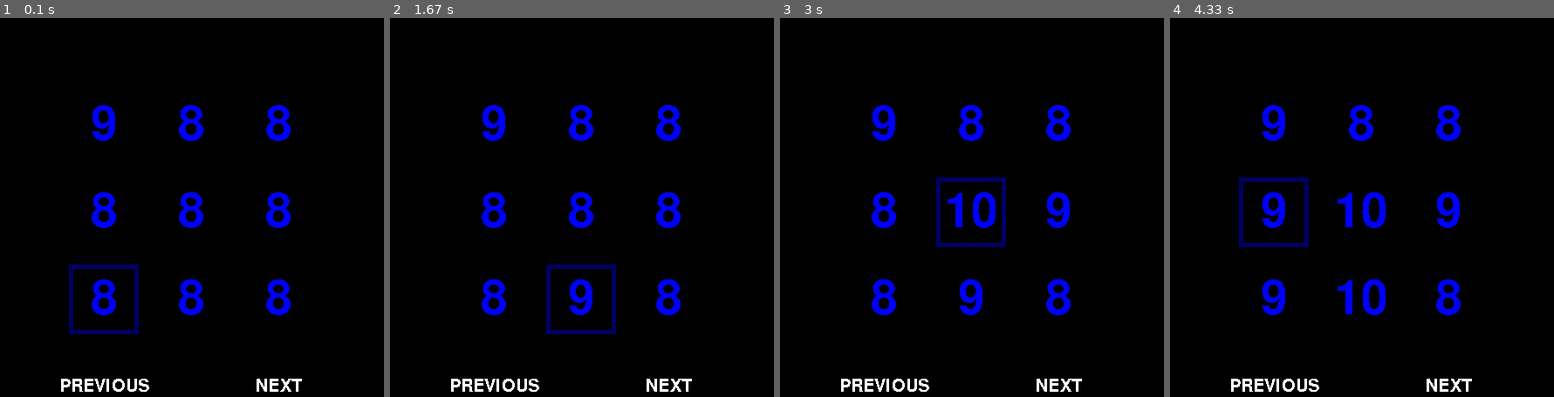
Above: before the commit, frames 1-4 (left to right).
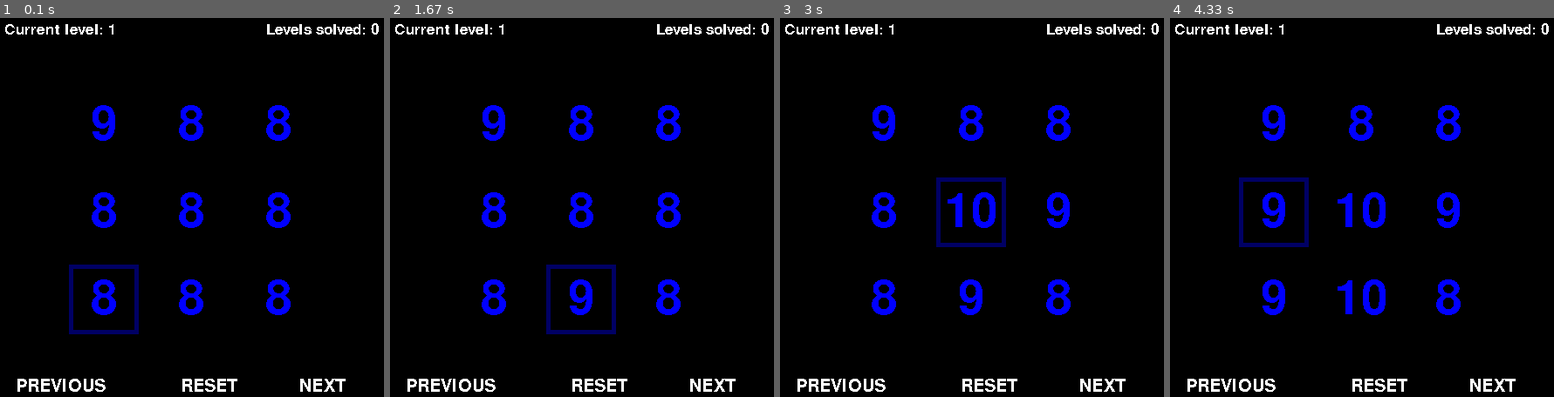
Above: after the commit, the same moments.

Repository: saurabhkr132/Pygame
Game: pygame game, started from numberGame/game.py
Same seed, same stepped clock (60 frames per second), same inputs: the game is played once before the commit and once after it.
Inputs (mouse positions are in pixels of both pictures, inside the frame that each line leads up to):
- Up to frame 1 (0.1 s): no input
- Up to frame 2 (1.67 s): click "NEXT" at 0.38 s; click "PREVIOUS" at 0.72 s; click (597, 385) at 1.05 s, where only the run after the commit has a clickable "RESET"; hold Right from 1.33 s (still down)
- Up to frame 3 (3 s): release Right at 1.8 s; hold Up 1.83-2.13 s; hold Right 2.17-2.63 s; hold Left from 2.67 s (still down)
- Up to frame 4 (4.33 s): release Left at 3.2 s; hold Down 3.23-3.53 s; hold Left 3.57-3.97 s; hold Up from 4 s (still down)

The runs differ from the first frame. In frame 1, 1.9% of the frame differs, in the area x 1-99%, y 1-99%; in frame 2, 1.9%; in frame 3, 1.9%; in frame 4, 1.9%.

Commit message:
snake working

Diff:
--- a/game1/game.py
+++ b/numberGame/game.py
@@ -12,8 +12,11 @@
 pygame.display.set_caption("Saurabh's Game")
 win = pygame.display.set_mode((screenHeight,screenWidth))
 
+
+### fonts ###
 font = pygame.font.Font(None, 80)
 bFont = pygame.font.Font(None, 30)
+scoreFont = pygame.font.Font(None, 25)
 
 
 # levels-and-pointer
@@ -23,7 +26,8 @@
 level4 = [9,5,3,9,3,5,6,4,6,1]
 level5 = [8,5,8,9,3,0,6,8,6,3]
 level6 = [3,6,8,9,3,5,6,7,6,5]
-level7 = [2,5,2,9,3,1,6,8,6,7]
+level7 = [7,9,8,8,8,8,8,8,8,8]
+# level7 = [2,5,2,9,3,1,6,8,6,7]
 
 levels = [level1,level2,level3,level4,level5,level6,level7]
 
@@ -33,22 +37,32 @@
 
 #game variables
 gameOver = False
+score = 0
 # pos = pygame.mouse.get_pos()
 
 # buttons
 nextBText = bFont.render("NEXT",False,(255,255,255))
-nextB = nextBText.get_rect(center = (350,450))
+nextB = nextBText.get_rect(center = (400,450))
 previousBText = bFont.render("PREVIOUS",False,(255,255,255))
-previousB = previousBText.get_rect(center = (150,450))
-gameOverText1 = font.render("GAME OVER!",False,(255,255,255))
-gameOverText = gameOverText1.get_rect(center = (250,250))
+previousB = previousBText.get_rect(center = (100,450))
+resetBText = bFont.render("RESET",False,(255,255,255))
+resetB = resetBText.get_rect(center = (270,450))
+
 
 
 
 ###########################################  GAME STARTS HERE  ###########################################
 while(not gameOver):
-  print("Game Runing")
+  # print("Game Runing")
   game_over = True
+
+  ################## RENDERING ##################
+
+  #level-score-graphics
+  scoreText1 = scoreFont.render(f'Levels solved: {score}',False,(255,255,255))
+  scoreText = scoreText1.get_rect(center = (400,40))
+  levelText1 = scoreFont.render(f'Current level: {levelI + 1}',False,(255,255,255))
+  levelText = levelText1.get_rect(center = (100,40))
 
   # pointer-border
   pygame.draw.rect(win, (0, 0, 100), (((pointer-1)%3)*100+110,((pointer-1)//3)*100+110,80,80))
@@ -61,13 +75,18 @@
       textRect = text.get_rect(center = (100*(j+1)+50,100*(i+1)+50))
       win.blit(text, textRect)
 
-   # rendering-buttons
+  # rendering-buttons-and-score
+  # win.blit(nextBText, nextB)
   win.blit(nextBText, nextB)
   win.blit(previousBText, previousB)
-
-
-
-
+  win.blit(resetBText, resetB)
+
+  win.blit(scoreText1, scoreText)
+  win.blit(levelText1, levelText)
+
+
+
+  ################### GAME LOGIC ###################
   # button-key-press-event
     # keys = pygame.key.get_pressed()
   for event in pygame.event.get():
@@ -79,19 +98,23 @@
         # print(event.pos)
         if nextB.collidepoint(event.pos):
             if levelI < 6:
-              print("NEXT")
+              print("NEXT LEVEL")
               levelI += 1
-              print(levelI)
+              print("LEVEL:", levelI + 1)
               current_level = levels[levelI]
+        if resetB.collidepoint(event.pos):
+           print("LEVEL RESET")
+           current_level = levels[levelI]
+            # win.blit(text, textRect)
         if previousB.collidepoint(event.pos):
             if levelI > 0:
-              print("PREVIOUS")
+              print("PREVIOUS PREVIOUS")
               levelI -= 1
-              print(levelI)
+              print("LEVEL:", levelI + 1)
               current_level = levels[levelI]
 
 
-
+    # key-press-event
     if event.type == pygame.KEYDOWN:
       if event.key == pygame.K_UP and pointer>3:
         pointer -= 3
@@ -111,14 +134,20 @@
         current_level[pointer] += 1
       print("Pointer at", (pointer))
 
-  # game-over-logic
+  #### game-over-logic ####
   if(current_level[1] == current_level[2] == current_level[3]== current_level[4] == current_level[5] == current_level[6] == current_level[7] == current_level[8] == current_level[9]):
     gameOver = True
+    print("LEVEL COMPLETED!")
+    # print(f"Current score: {score}")
+    score += 1
+    if current_level == level7:
+      print("GAME OVER!")
 
 
 ###########################################  GAME OVER  ###########################################
   while(gameOver):
-    print("GAME OVER")
+    print()
+    ######### rendering-previous-stuffs-dimmed #########
     pygame.draw.rect(win, (0, 0, 70), (((pointer-1)%3)*100+110,((pointer-1)//3)*100+110,80,80))
     pygame.draw.rect(win, (0, 0, 0), (((pointer-1)%3)*100+115,((pointer-1)//3)*100+115,70,70))
 
@@ -132,10 +161,21 @@
     # rendering-buttons
     win.blit(nextBText, nextB)
     win.blit(previousBText, previousB)
-    win.blit(gameOverText1, gameOverText)
-
-
-    # button-key-press-event
+
+
+    ######### rendering-level/game-over-texts #########
+    levelCompleteText1 = font.render("Level Completed!",False,(255,255,255))
+    levelCompleteText = levelCompleteText1.get_rect(center = (250,250))
+    win.blit(levelCompleteText1, levelCompleteText)
+
+    if current_level == level7:
+      gameOverText1 = font.render("GAME OVER!",False,(255,255,255))
+      gameOverText = gameOverText1.get_rect(center = (250,350))
+      win.blit(gameOverText1, gameOverText)
+      print("GAME OVER")
+
+
+    ############# button-key-press-event #############
     for event in pygame.event.get():
       if event.type == pygame.QUIT:
         print("Game closed! GOOD BYE")
--- a/snake/gameplay.py
+++ /dev/null
@@ -1,232 +0,0 @@
-#importing-libraries
-import pygame
-import random
-
-pygame.init()
-
-#game-window
-screenHeight = 500
-screenWidth = 500
-
-gameIcon = pygame.image.load('D:\Projects\Pygame\snake\gameicon.png')
-pygame.display.set_icon(gameIcon)
-
-pygame.display.set_caption("Saurabh's Game")
-win = pygame.display.set_mode((screenHeight,screenWidth))
-
-#boundary-variables
-boundaryD1 = 10
-boundaryD2 = 500
-boundaryColor = (150,75,0)
-
-#player-variables
-playerX = random.randint(10*boundaryD1,screenHeight-10*boundaryD1)
-playerY = random.randint(2*boundaryD1,screenWidth-4*boundaryD1)
-playerWidth = 15
-playerHeight = 15
-#player = pygame.transform.scale(player,(50,100))
-#player_rect = player.get_rect(midbottom = (100,365))
-playerVel = 0.02
-playerPos = 'r'
-playerColor = (255,0,0)
-# playerLength = 1
-
-#food-variables
-foodX = random.randint(5.0*boundaryD1,screenHeight-2.0*boundaryD1)
-foodY = random.randint(2.0*boundaryD1,screenWidth-4.0*boundaryD1)
-foodWidth = 15
-foodHeight = 15
-foodColor = (0,255,0)
-
-#gameplay-variables
-run = True
-score = 0
-startScreen = True
-gameStartMenu = 1
-gameOverMenu = 1
-
-scoreFont = pygame.font.Font(None, 20)
-gameFont = pygame.font.Font(None, 50)
-
-# restart = pygame.image.load('D:/Projects/Pygame/snake/restarticon.jpg').convert_alpha()
-# restart = pygame.transform.scale(restart,(20,20))
-# restartRect1 = restart.get_rect(midbottom = (20,205))
-
-
-
-############################################## GAMEPLAY ##############################################
-while run:
-##### WELCOME SCREEN #####
-  while(startScreen):
-    gameOverText = gameFont.render("Welcome to",False,(111,196,169))
-    gameOverTextRect = gameOverText.get_rect(center = (250,100))
-
-    creditText = gameFont.render("Saurabh's Game",False,(111,196,169))
-    creditTextRect = creditText.get_rect(center = (250,160))
-    startText = gameFont.render("START",False,(0,0,255))
-    startTextRect = startText.get_rect(center = (250,260))
-
-    quitText = gameFont.render("QUIT",False,(0,0,255))
-    quitTextRect = quitText.get_rect(center = (250,320))
-
-  ### GAMEOVER-MENUS ####
-    #toggle-menus
-    keys = pygame.key.get_pressed()
-    if keys[pygame.K_UP] and gameStartMenu == 2:
-      gameStartMenu = 1
-      win.fill((0,0,0))
-    if keys[pygame.K_DOWN] and gameStartMenu == 1:
-      gameStartMenu = 2
-      win.fill((0,0,0))
-
-    #menu-boxes
-    if gameStartMenu==1:
-      pygame.draw.rect(win, (0, 0, 100), (160,230,180,50))
-      if keys[pygame.K_RETURN]:
-        break
-    if gameStartMenu==2:
-      pygame.draw.rect(win, (0, 0, 100), (160,295,180,50))
-      if keys[pygame.K_RETURN]:
-        pygame.quit()
-
-    #gameover-messages
-    win.blit(gameOverText, gameOverTextRect)
-    win.blit(creditText, creditTextRect)
-    win.blit(startText, startTextRect)
-    win.blit(quitText, quitTextRect)
-
-    pygame.display.update()
-
-    #game-quit
-    for event in pygame.event.get():
-      if event.type == pygame.QUIT:
-        # run = False
-        pygame.quit()
-
-
-
-
-# ####################### GAME STARTS HERE #######################
-  startScreen = False
-
-  #game-quit
-  for event in pygame.event.get():
-    if event.type == pygame.QUIT:
-      run = False
-      pygame.quit()
-
-  #drwaing-stuff
-  pygame.draw.rect(win, playerColor, (playerX,playerY,playerWidth,playerHeight))
-  pygame.draw.rect(win, foodColor, (foodX,foodY,foodWidth,foodHeight))
-  pygame.draw.rect(win, boundaryColor, (0,0,boundaryD1,boundaryD2))
-  pygame.draw.rect(win, boundaryColor, (screenWidth-boundaryD1,0,boundaryD1,boundaryD2))
-  pygame.draw.rect(win, boundaryColor, (0,screenHeight-boundaryD1,boundaryD2,boundaryD1))
-  pygame.draw.rect(win, boundaryColor, (0,0,boundaryD2,2.5*boundaryD1))
-
-  scoreText = scoreFont.render(f'Score: {score}',False,(111,196,169))
-  scoreTextRect = scoreText.get_rect(center = (450,12))
-  win.blit(scoreText, scoreTextRect)
-
-  # win.blit(restart, (395,3))
-  # restartRect1
-
-
-  #game-over
-  if playerX < boundaryD1 or playerX > (screenWidth - 2*boundaryD1) or playerY < 2*boundaryD1 or playerY > (screenHeight - 2*boundaryD1):
-    run = False
-
-  #eating-food
-  if playerX in range(foodX-1,foodX) and playerY in range(foodY-1,foodY):
-    score = score + 1
-    foodX = random.randint(5*boundaryD1,screenHeight-2*boundaryD1)
-    foodY = random.randint(2*boundaryD1,screenWidth-4*boundaryD1)
-
-  #checking-key-condition
-  keys = pygame.key.get_pressed()
-  if playerPos == 'l' and playerX > 0.5*boundaryD1:
-    playerX -= playerVel
-  if playerPos == 'r' and playerX < screenWidth - 3*(playerWidth - boundaryD1):
-    playerX += playerVel
-  if playerPos == 'u' and playerY > 1.5*boundaryD1:
-    playerY -= playerVel
-  if playerPos == 'd' and playerY < screenHeight - 3*(playerWidth - boundaryD1):
-    playerY += playerVel
-
-  # playerX += 0.02
-
-  #detecting-key-press
-  if keys[pygame.K_LEFT]:
-    playerPos = 'l'
-
-  if keys[pygame.K_RIGHT]:
-    playerPos = 'r'
-
-  if keys[pygame.K_UP]:
-    playerPos = 'u'
-
-  if keys[pygame.K_DOWN]:
-    playerPos = 'd'
-
-  #display-update
-  pygame.display.update()
-
-
-
-# ####################### GAME-OVER #######################
-  if run == False:
-    while True:
-      pygame.draw.rect(win, (128,0,0), (playerX,playerY,playerWidth,playerHeight))
-      pygame.draw.rect(win, (144, 238, 144), (foodX,foodY,foodWidth,foodHeight))
-      pygame.draw.rect(win, (196, 164, 132), (0,0,boundaryD1,boundaryD2))
-      pygame.draw.rect(win, (196, 164, 132), (screenWidth-boundaryD1,0,boundaryD1,boundaryD2))
-      pygame.draw.rect(win, (196, 164, 132), (0,screenHeight-boundaryD1,boundaryD2,boundaryD1))
-      pygame.draw.rect(win, (196, 164, 132), (0,0,boundaryD2,2.5*boundaryD1))
-
-      gameOverText = gameFont.render("Game Over!",False,(111,196,169))
-      gameOverTextRect = gameOverText.get_rect(center = (250,100))
-
-      scoreText = gameFont.render(f'Your score is {score}',False,(111,196,169))
-      scoreTextRect = scoreText.get_rect(center = (250,160))
-
-      restartText = gameFont.render("RESTART",False,(0,0,255))
-      restartTextRect = restartText.get_rect(center = (250,260))
-
-      quitText = gameFont.render("QUIT",False,(0,0,255))
-      quitTextRect = quitText.get_rect(center = (250,320))
-
-      #### GAMEOVER-MENUS ####
-      #toggle-menus
-      keys = pygame.key.get_pressed()
-      if keys[pygame.K_UP] and gameOverMenu == 2:
-        gameOverMenu = 1
-        win.fill((0,0,0))
-      if keys[pygame.K_DOWN] and gameOverMenu == 1:
-        gameOverMenu = 2
-        win.fill((0,0,0))
-
-      #menu-boxes
-      if gameOverMenu==1:
-        pygame.draw.rect(win, (0, 0, 100), (160,230,180,50))
-        if keys[pygame.K_RETURN]:
-          run = True
-      if gameOverMenu==2:
-        pygame.draw.rect(win, (0, 0, 100), (160,295,180,50))
-        if keys[pygame.K_RETURN]:
-          pygame.quit()
-
-      #gameover-messages
-      win.blit(gameOverText, gameOverTextRect)
-      win.blit(scoreText, scoreTextRect)
-      win.blit(restartText, restartTextRect)
-      win.blit(quitText, quitTextRect)
-
-      pygame.display.update()
-
-      #game-quit
-      for event in pygame.event.get():
-        if event.type == pygame.QUIT:
-          # run = False
-          pygame.quit()
-
-  #filling windows
-  win.fill((0,0,0))
--- /dev/null
+++ b/snake/main.py
@@ -0,0 +1,182 @@
+import pygame
+import random
+
+pygame.init()
+
+screenHeight = 700
+screenWidth = 700
+
+win = pygame.display.set_mode((screenHeight, screenWidth))
+
+gameIcon = pygame.image.load('D:/Projects/Pygame/snake2/gameicon.png')
+pygame.display.set_icon(gameIcon)
+pygame.display.set_caption("Snake2.0")
+
+clock = pygame.time.Clock()
+
+scoreFont = pygame.font.Font(None, 25)
+gameFont = pygame.font.Font(None, 50)
+
+snakeBody = [(20 * (random.randint(0, int(screenHeight / 20) - 1)), 20 * (random.randint(0, int(screenWidth / 20) - 1)))]  # Initial position of the snake
+snakeVel = 20  # The movement velocity in pixels (aligned with the grid)
+
+
+foodWidth = 20
+foodHeight = 20
+foodX = 20 * random.randint(0, int(screenHeight / 20) - 1)
+foodY = 20 * random.randint(0, int(screenWidth / 20) - 1)
+foodColor = (255, 0, 0)
+
+ip = 0  # keyboard input: 1->UP, 2->RIGHT, 3->DOWN, 4->LEFT
+score = 0 # Score
+gameOverMenu = 1
+
+gameOver = False
+Run = True
+paused = False
+
+# Did snake eat himself
+def snakeAte(body):
+    return len(body) != len(set(body))
+
+while Run:
+    for event in pygame.event.get():
+        if event.type == pygame.QUIT:
+            pygame.quit()
+            exit()
+        elif event.type == pygame.KEYDOWN:
+            if (event.key == pygame.K_w or event.key == pygame.K_UP) and ip != 3:
+                ip = 1
+                print("UP input")
+            elif (event.key == pygame.K_d or event.key == pygame.K_RIGHT) and ip != 4:
+                ip = 2
+                print("RIGHT input")
+            elif (event.key == pygame.K_s or event.key == pygame.K_DOWN) and ip != 1:
+                ip = 3
+                print("DOWN input")
+            elif (event.key == pygame.K_a or event.key == pygame.K_LEFT) and ip != 2:
+                ip = 4
+                print("LEFT input")
+            elif (event.key == pygame.K_p or event.key == pygame.K_SPACE or event.key == pygame.K_ESCAPE):  # Press 'P' to pause/unpause
+                paused = not paused
+
+    if not paused:  # Move the snake's head
+      headX, headY = snakeBody[0]
+      if ip == 1:  # UP
+          headY -= snakeVel
+      elif ip == 2:  # RIGHT
+          headX += snakeVel
+      elif ip == 3:  # DOWN
+          headY += snakeVel
+      elif ip == 4:  # LEFT
+          headX -= snakeVel
+
+      # Insert new position of the head
+      newHead = (headX, headY)
+      # Check for game over
+      if(snakeAte(snakeBody) or headX < 0 or headX > screenWidth or headY < 0 or headY > screenHeight):
+        gameOver = True
+      snakeBody.insert(0, newHead)
+
+      # print("headX: ", headX,"headY: ", headY)
+      # print(snakeBody)
+
+
+
+      # Check if food is eaten
+      if foodX == headX and foodY == headY:
+          score += 1
+          print("Score: ", score)
+          foodX = 20 * random.randint(0, int(screenHeight / 20) - 1)
+          foodY = 20 * random.randint(0, int(screenWidth / 20) - 1)
+      else:
+          # Remove the last segment of the snake's body to maintain the length
+          snakeBody.pop()
+
+      # Clear the screen
+      win.fill("black")
+
+      # Draw the snake
+      for segment in snakeBody:
+          pygame.draw.rect(win, (173, 216, 230), (*segment, 20, 20))
+          pygame.draw.rect(win, (20, 10, 250), (segment[0] + 2.5, segment[1] + 2.5, 15, 15))
+
+      # Display the score
+      scoreText = scoreFont.render(f'Score: {score}',False,(111,196,169))
+      scoreTextRect = scoreText.get_rect(center = (50,12))
+      win.blit(scoreText, scoreTextRect)
+
+      # Draw the food
+      pygame.draw.rect(win, foodColor, (foodX, foodY, foodWidth, foodHeight))
+
+    else:
+      # Display pause message
+      font = pygame.font.Font(None, 74)
+      text = font.render("Paused", True, (255, 255, 255))
+      win.blit(text, (screenWidth // 2 - text.get_width() // 2, screenHeight // 2 - text.get_height() // 2))
+
+    # Update the display
+    pygame.display.update()
+
+    ####################### GAME-OVER #######################
+    while gameOver == True:
+      print("Game Over!")
+
+
+      for segment in snakeBody:
+        pygame.draw.rect(win, (173, 216, 230), (*segment, 20, 20))
+        pygame.draw.rect(win, (20, 10, 250), (segment[0] + 2.5, segment[1] + 2.5, 15, 15))
+      pygame.draw.rect(win, (255, 0, 0), (foodX,foodY,foodWidth,foodHeight))
+
+      scoreText = gameFont.render(f'Your score is {score}',False,(111,196,169))
+      scoreTextRect = scoreText.get_rect(center = (screenWidth/2,screenHeight/3.2))
+
+      restartText = gameFont.render("RESTART",False,(0,0,255))
+      restartTextRect = restartText.get_rect(center = (screenWidth/2,screenHeight/2.5))
+
+      quitText = gameFont.render("QUIT",False,(0,0,255))
+      quitTextRect = quitText.get_rect(center = (screenWidth/2,screenHeight/2))
+
+      gameOverText = gameFont.render("Game Over!",False,(111,196,169))
+      gameOverTextRect = gameOverText.get_rect(center = (screenWidth/2,screenHeight/1.6))
+
+      ######## GAMEOVER-MENUS ########
+      ######## toggle-menus ########
+      keys = pygame.key.get_pressed()
+      if (keys[pygame.K_UP] or keys[pygame.K_w]) and gameOverMenu == 2:
+        gameOverMenu = 1
+        win.fill((0,0,0))
+      if (keys[pygame.K_DOWN] or keys[pygame.K_s]) and gameOverMenu == 1:
+        gameOverMenu = 2
+        win.fill((0,0,0))
+
+      ######## menu-boxes ########
+      if gameOverMenu==1:
+        pygame.draw.rect(win, (0, 0, 100), (screenWidth/2.7,screenHeight/2.7,180,50))
+        if keys[pygame.K_RETURN]:
+          snakeBody = [(20 * (random.randint(0, int(screenHeight / 20) - 1)), 20 * (random.randint(0, int(screenWidth / 20) - 1)))]
+          Run = True
+          gameOver = False
+          score = 0
+          break
+      if gameOverMenu==2:
+        pygame.draw.rect(win, (0, 0, 100), (screenWidth/2.7,screenHeight/2.15,180,50))
+        if keys[pygame.K_RETURN]:
+          pygame.quit()
+
+      ######## gameover-messages ########
+      win.blit(gameOverText, gameOverTextRect)
+      win.blit(scoreText, scoreTextRect)
+      win.blit(restartText, restartTextRect)
+      win.blit(quitText, quitTextRect)
+
+      pygame.display.update()
+
+      ######## game-quit ########
+      for event in pygame.event.get():
+        if event.type == pygame.QUIT:
+          # Run = False
+          pygame.quit()
+
+    # Control the frame rate
+    clock.tick(5)  # FPS
--- a/snake/tempCodeRunnerFile.py
+++ /dev/null
@@ -1,8 +0,0 @@
-  if playerPos == 'l' and playerX > 0.5*boundaryD1:
-    playerX -= 1
-  if playerPos == 'r' and playerX < screenWidth - 3*(playerWidth - boundaryD1):
-    playerX += 1
-  if playerPos == 'u' and playerY > 1.5*boundaryD1:
-    playerY -= 1
-  if playerPos == 'd' and playerY < screenHeight - 3*(playerWidth - boundaryD1):
-    playerY += 1
Binary file added: numberGame/bg1.jpg
Binary file added: numberGame/bg10.jpg
Binary file added: numberGame/bg11.jpg
Binary file added: numberGame/bg2.jpg
Binary file added: numberGame/bg3.jpg
Binary file added: numberGame/bg4.jpg
Binary file added: numberGame/bg5.jpg
Binary file added: numberGame/bg6.jpg
Binary file added: numberGame/bg7.jpg
Binary file added: numberGame/bg8.jpg
Binary file added: numberGame/bg9.jpg
Binary file removed: snake/restarticon.jpg
(and 1 more such lines)
